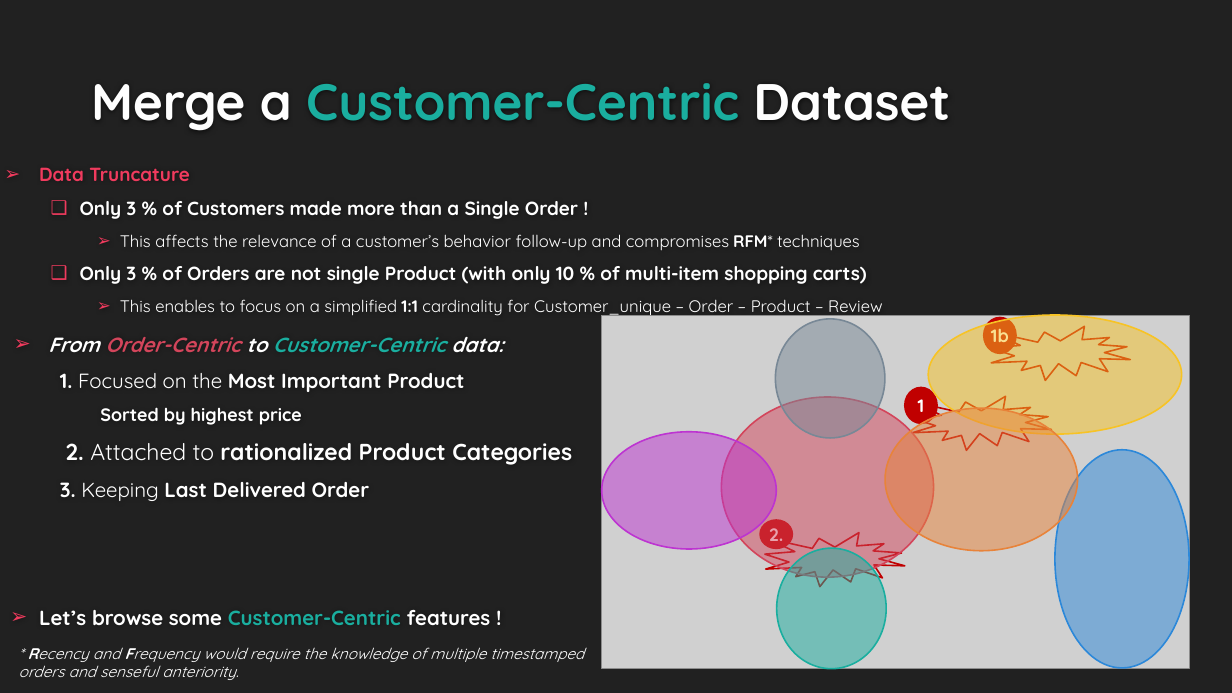
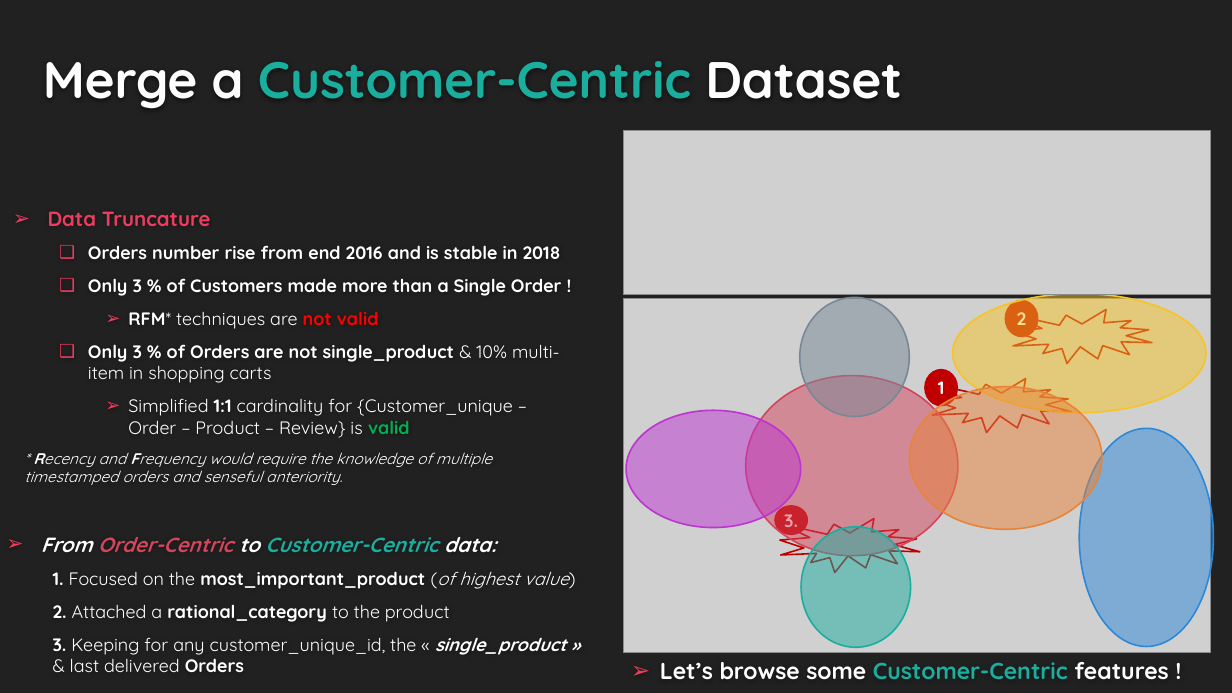
Before and after one commit to EtienneLardeur/P5_CustomerSegmentation, a slide deck: slide 2 of P5Olist_Présentation_initiale.pptx. Drawn at 1232x693 pixels with LibreOffice and Linux fonts; fonts in the diff are those of the drawing; grey boxes stand for pictures; background and template pictures are left out. Boxes give left, top, right and bottom in pixels: in the first picture for what was removed or moved away, otherwise in the second. Text is boxed around its words. In the diff, an @@ line names an element or a change of style, - is before the commit and + after.

```diff
--- a/P5Olist_Présentation_initiale.pptx
+++ b/P5Olist_Présentation_initiale.pptx
@@ title "Merge a Customer-Centric Dataset": place and size @@
-title "Merge a Customer-Centric Dataset" at (91,83,950,131)
+title "Merge a Customer-Centric Dataset" at (43,61,902,109)
@@ picture added at (623,130,1211,295) @@
@@ text "Data Truncature": place and size @@
-text "Data Truncature" at (39,167,882,318)
+text "Data Truncature" at (24,211,562,485)
@@ text at (48,211,562,296): size 14.8 to 16 pt in "Data Truncature"; size 14.8 to 14 pt in "Only 3 % of Customers made more ..." @@
@@ text at (88,245,561,259): paragraph added @@
+  ❑ Orders number rise from end 2016 and is stable in 2018
@@ text at (24,311,560,485): text changed; size 12.9 to 14 pt @@
-    ➢ This affects the relevance of a customer’s behavior follow-up and compromises RFM* techniques
-  ❑ Only 3 % of Orders are not single Product (with only 10 % of multi-item shopping carts)
-    ➢ This enables to focus on a simplified 1:1 cardinality for Customer_unique – Order – Product – Review
+    ➢ RFM* techniques are not valid
+  ❑ Only 3 % of Orders are not single_product & 10% multi-item in shopping carts
+    ➢ Simplified 1:1 cardinality for {Customer_unique – Order – Product – Review} is valid
+* Recency and Frequency would require the knowledge of multiple timestamped orders and senseful anteriority.
@@ ellipse removed at (984,318,1017,354) @@
-1b
@@ ellipse "2": place and size @@
-ellipse "2" at (761,520,793,549)
+ellipse "2" at (1006,300,1038,336)
@@ text in ellipse at (1017,312,1027,325): text changed @@
-2.
+2
@@ 6 ellipses: place and size @@
-6 ellipses at (602,315,1189,668)
+6 ellipses at (627,294,1214,647)
@@ ellipse: place and size @@
-ellipse at (885,409,1078,551)
+ellipse at (909,386,1102,529)
@@ 2 irregular seals, 1 picture, 1 ellipse: place and size @@
-2 irregular seals, 1 picture, 1 ellipse at (602,315,1189,669)
+2 irregular seals, 1 picture, 1 ellipse at (623,299,1211,653)
@@ text "From Order-Centric to Customer-Centric data:": place and size @@
-text "From Order-Centric to Customer-Centric data:" at (48,337,572,501)
+text "From Order-Centric to Customer-Centric data:" at (41,537,569,672)
@@ ellipse added at (775,506,808,535), fill #C00000, outline #C00000 1.25 pt, 14 pt, text #FFFFFF, bold @@
+3.
@@ irregular seal: place and size @@
-irregular seal at (765,532,905,586)
+irregular seal at (780,518,920,572)
@@ text at (53,571,569,672): text changed; size 16 to 14 pt; bold off @@
-  1. Focused on the Most Important Product
-    Sorted by highest price
-2. Attached to rationalized Product Categories
-  3. Keeping Last Delivered Order
+  1. Focused on the most_important_product (of highest value)
+  2. Attached a rational_category to the product
+  3. Keeping for any customer_unique_id, the « single_product » & last delivered Orders
@@ text removed at (19,647,584,680) @@
-* Recency and Frequency would require the knowledge of multiple timestamped orders and senseful anteriority.
@@ text "Let’s browse some Customer-Centric features ...": place and size @@
-text "Let’s browse some Customer-Centric features ..." at (39,610,491,625)
+text "Let’s browse some Customer-Centric features ..." at (660,662,1169,680)
@@ text "Let’s browse some Customer-Centric features ..." at (660,662,1169,680): size 16 to 18 pt @@
```
Also in this commit, not shown: 7 other slides changed, 2 slides added, 1 slide removed, 5 other files.
